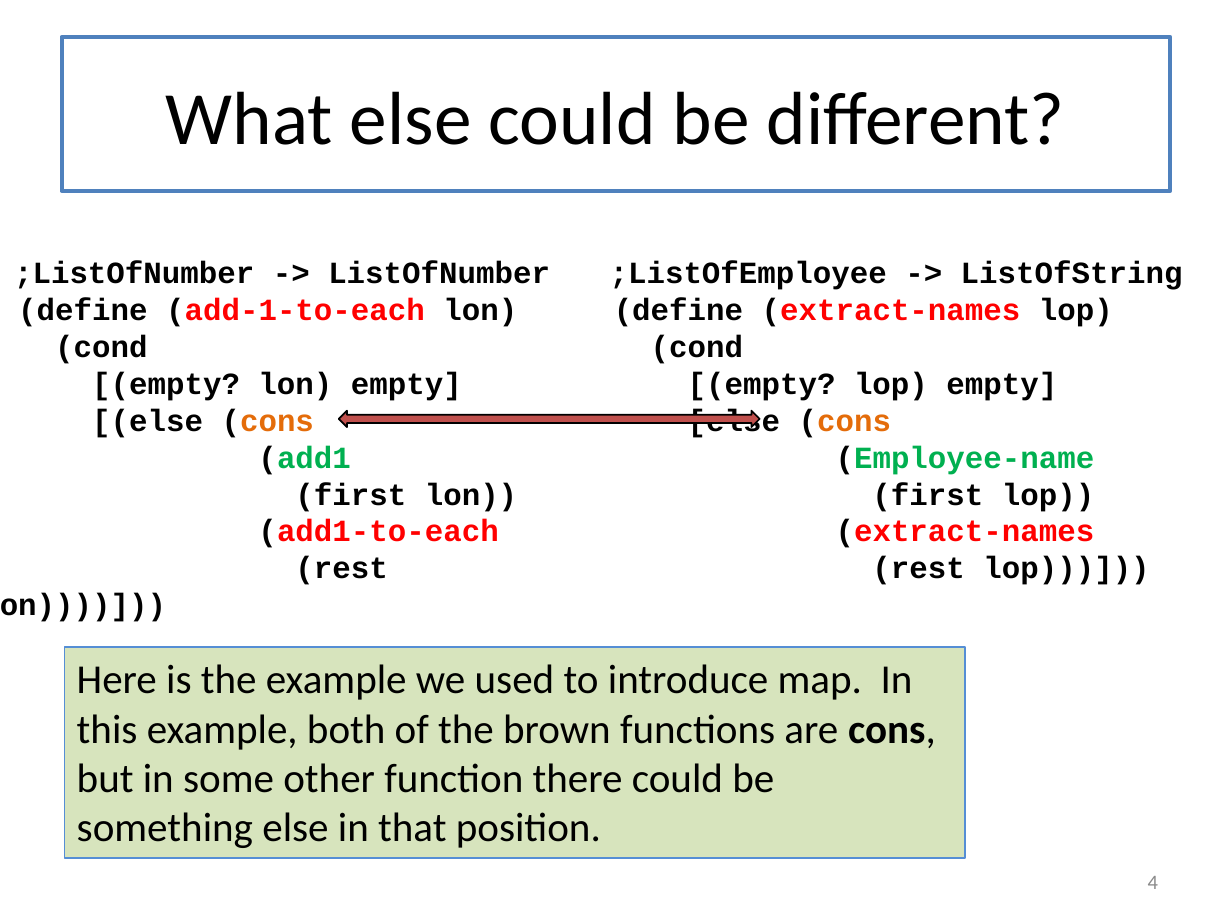
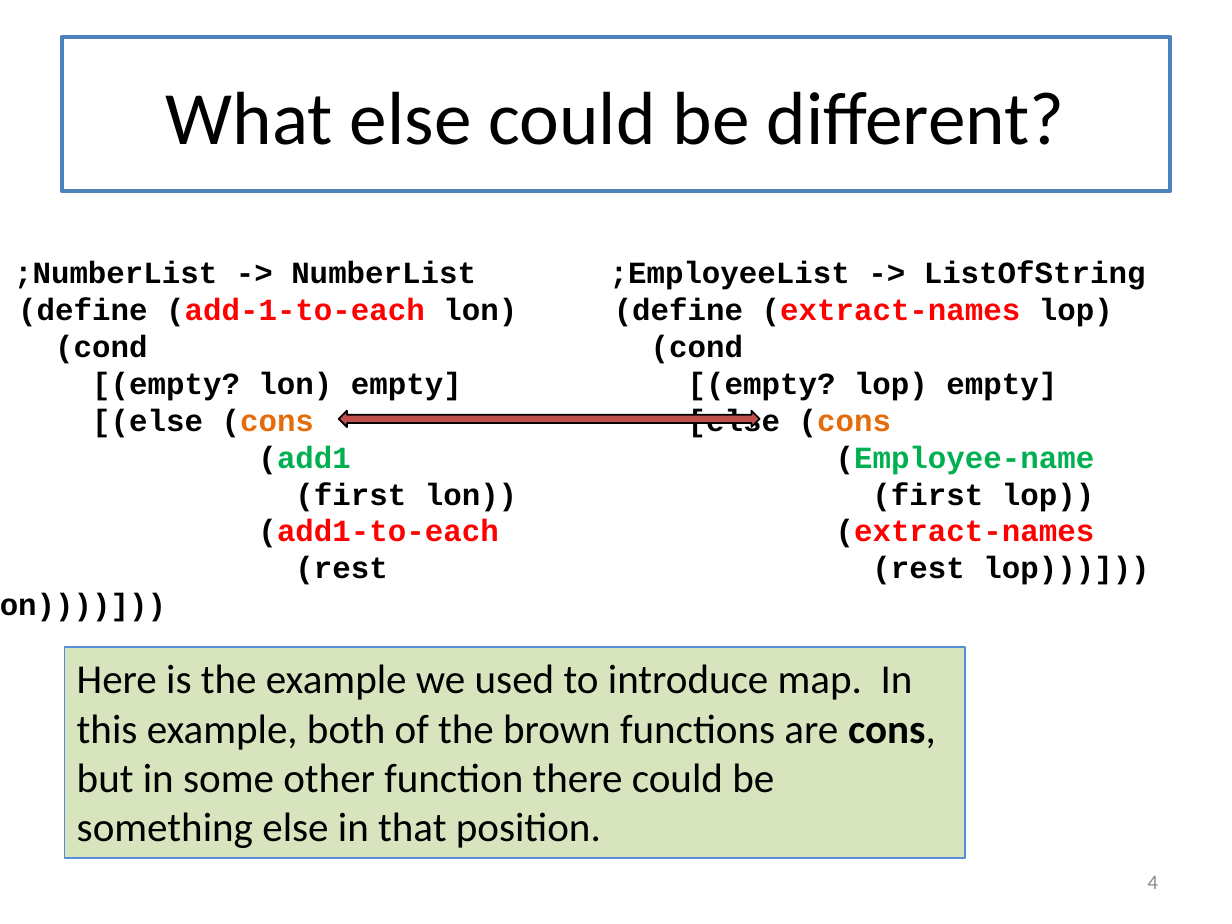
Before and after one commit to mwand/cs5010f17, a slide deck: slide 4 of Slides/Lesson 6.4 Foldr.pptx. Drawn at 1232x924 pixels with LibreOffice and Linux fonts; fonts in the diff are those of the drawing. Boxes give left, top, right and bottom in pixels: in the first picture for what was removed or moved away, otherwise in the second. Text is boxed around its words. In the diff, an @@ line names an element or a change of style, - is before the commit and + after.

```diff
--- a/Slides/Lesson 6.4 Foldr.pptx
+++ b/Slides/Lesson 6.4 Foldr.pptx
@@ text at (x1=14, y1=261, x2=476, y2=289): text changed @@
-;ListOfNumber -> ListOfNumber
+;NumberList -> NumberList
@@ text at (x1=610, y1=261, x2=1146, y2=290): text changed @@
-;ListOfEmployee -> ListOfString
+;EmployeeList -> ListOfString
```
Also in this commit, not shown: 17 other slides changed.
